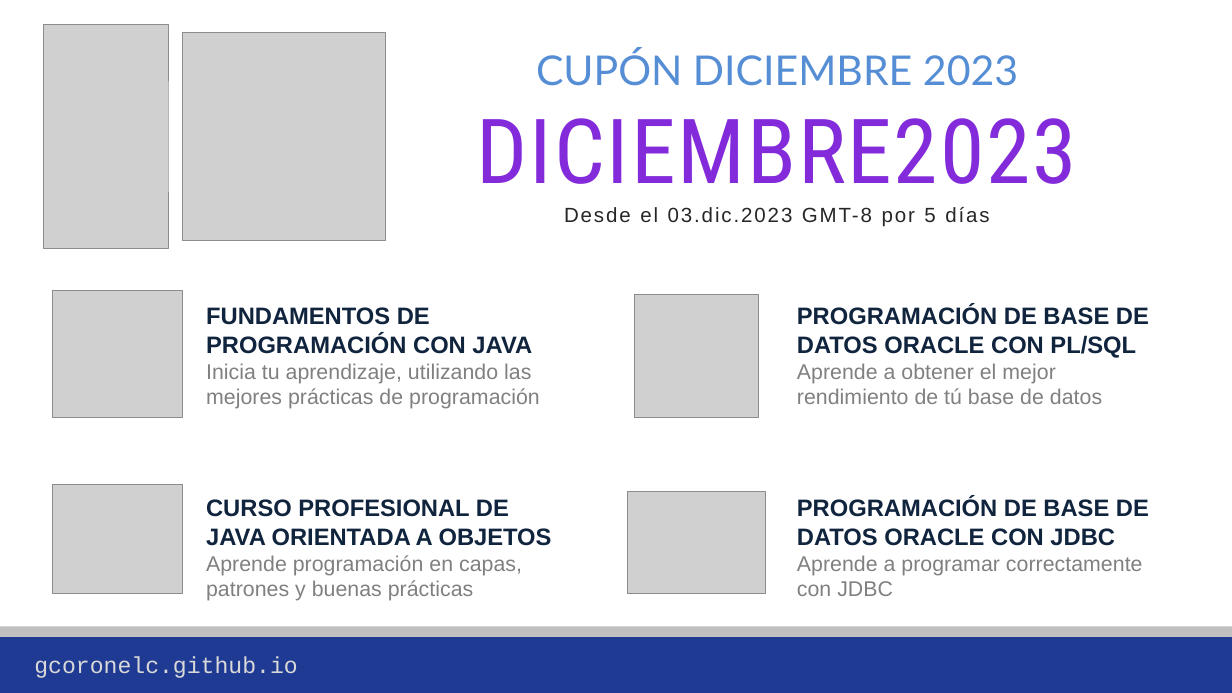
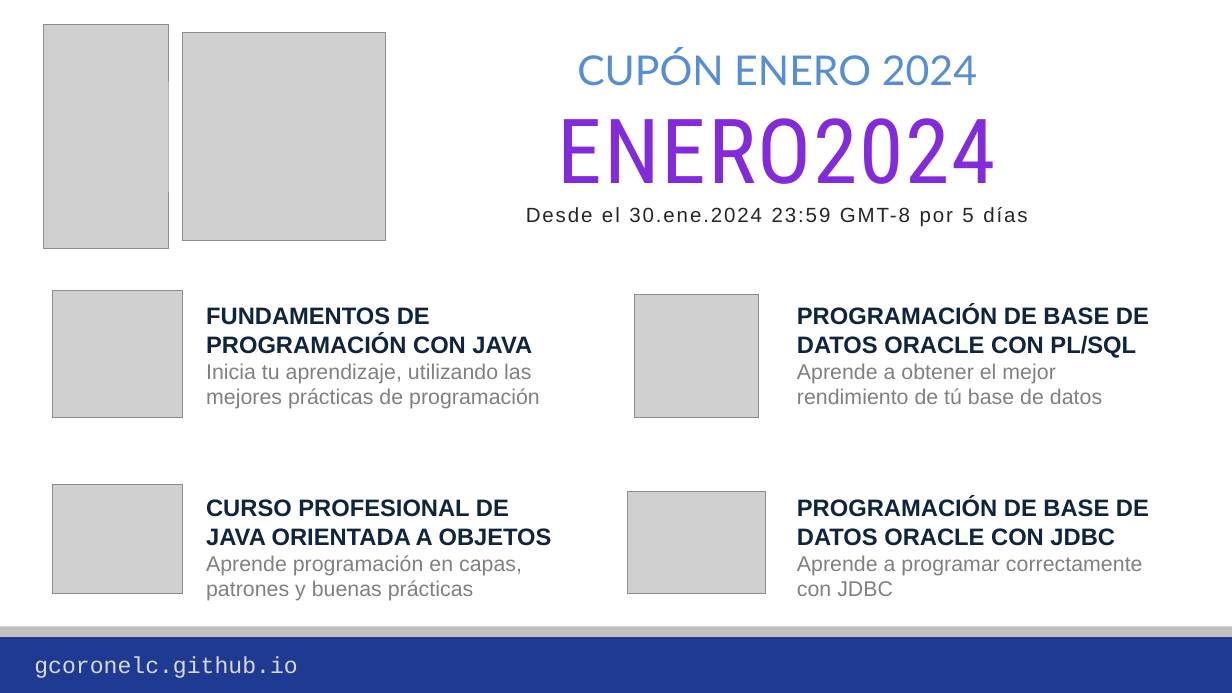
Before and after one commit to gcoronelc/gcoronelc.github.io, a slide deck: slide 1 of img/Publicidad.pptx. Drawn at 1232x693 pixels with LibreOffice and Linux fonts; fonts in the diff are those of the drawing; grey boxes stand for pictures; background and template pictures are left out. Boxes give left, top, right and bottom in pixels: in the first picture for what was removed or moved away, otherwise in the second. Text is boxed around its words. In the diff, an @@ line names an element or a change of style, - is before the commit and + after.

Commit message:
enero 2024

```diff
--- a/img/Publicidad.pptx
+++ b/img/Publicidad.pptx
@@ text at <box>526,49,1027,227</box>: text changed @@
-CUPÓN DICIEMBRE 2023
-DICIEMBRE2023
-Desde el 03.dic.2023 GMT-8 por 5 días
+CUPÓN ENERO 2024
+ENERO2024
+Desde el 30.ene.2024 23:59 GMT-8 por 5 días
```
Also in this commit, not shown: 2 other files.
